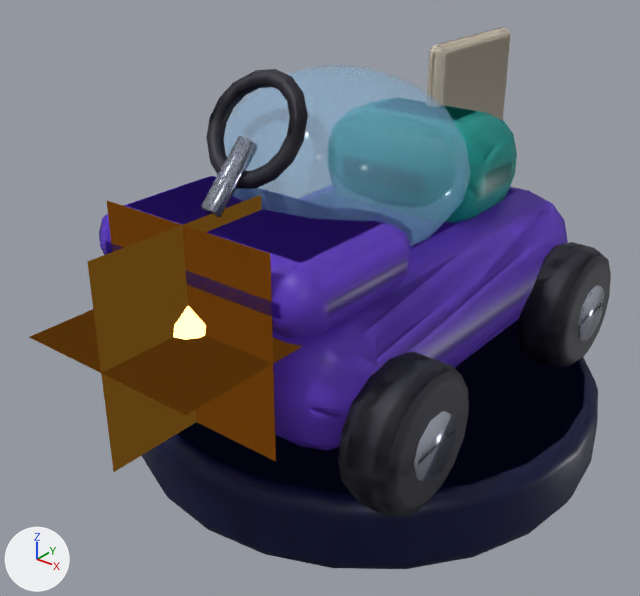
An edit to the Blender file art/blender/mall_kiddie_car.blend, drawn before and after from the same camera.
The view is the same before and after, from a 50 mm lens placed at (1.57, -2.21, 1.8), pointed at (-0.03, -0.21, 0.56). The lights are fixed; the arrows at lower left show +X, +Y and +Z. The older version comes first.

Objects in the first picture: 'Base', 'Body', 'Fin', 'Hood', 'Hub1-1', 'KiddieCar', 'Seat', 'SteerWheel', 'Tyre1-1', 'Tyre11' and 1 more.
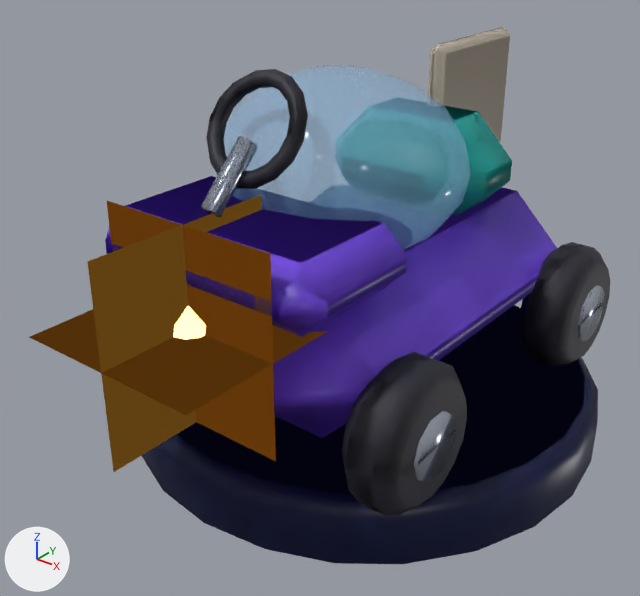
Location of each change, (x1, y1, x2, y2) in pixels of the pictures (640 x 596 px):
'KiddieCar', reshaped: before (29, 27, 609, 569); after (105, 27, 609, 564)
'Base', modifiers changed: before (156, 357, 598, 521); after (156, 358, 598, 521)
'Body', modifiers changed (mostly hidden): before (274, 193, 561, 418); after (274, 200, 555, 409)
'Seat', modifiers changed (mostly hidden): before (454, 116, 516, 198); after (456, 119, 506, 193)
'Fin', modifiers changed: before (432, 28, 510, 121); after (433, 28, 507, 104)
part 1 of me_kiddiecar, deleted: before (99, 27, 602, 569)

What changed in the scene script:
```text
Change me_kiddiecar:
    used by ob_kiddiecar; location = (0.0, 0.0, 0.0)
    remove me_kiddiecar.from_pydata(...)  # 1174 vertices, 1073 faces; spans x -0.8..0.8, y -1.09..0.85, z 0.0..1.32
    add me_kiddiecar.from_pydata(...)  # 790 vertices, 697 faces; spans x -0.8..0.8, y -1.09..0.85, z 0.0..1.32
    me_kiddiecar part 1: 384 vertices removed from x -0.79..0.79, y -0.79..0.84, z 0.01..1.27
Change ob_base:
    where _m = ob_base.modifiers.new('Bevel', 'BEVEL')
    remove _m.segments = 2
Change ob_body:
    where _m = ob_body.modifiers.new('Bevel', 'BEVEL')
    remove _m.segments = 3
Change ob_hood:
    where _m = ob_hood.modifiers.new('Bevel', 'BEVEL')
    remove _m.segments = 2
Change ob_seat:
    where _m = ob_seat.modifiers.new('Bevel', 'BEVEL')
    remove _m.segments = 3
Change ob_fin:
    where _m = ob_fin.modifiers.new('Bevel', 'BEVEL')
    remove _m.segments = 2
```
